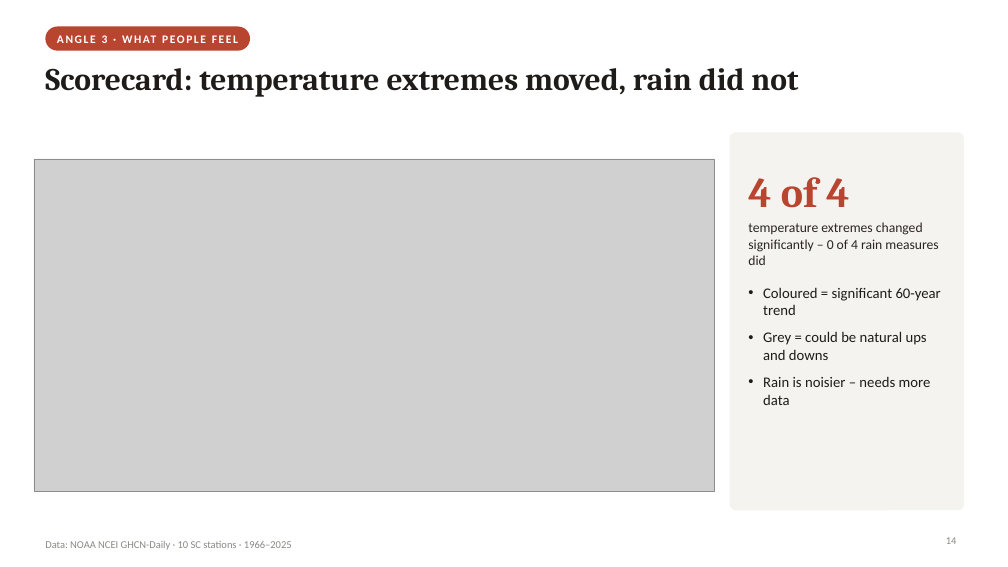
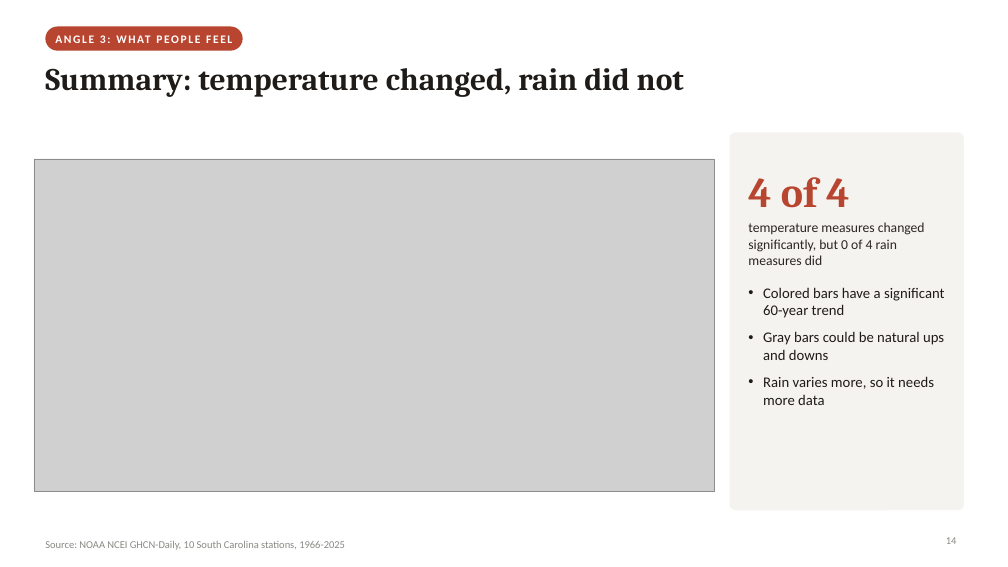
Before and after one commit to GITGUD360/P1-data-analysis-and-visualization, a slide deck: slide 14 of presentation/SC_Climate_Presentation.pptx. Drawn at 1008x567 pixels with LibreOffice and Linux fonts; fonts in the diff are those of the drawing; grey boxes stand for pictures. Boxes give left, top, right and bottom in pixels: in the first picture for what was removed or moved away, otherwise in the second. Text is boxed around its words. In the diff, an @@ line names an element or a change of style, - is before the commit and + after.

```diff
--- a/presentation/SC_Climate_Presentation.pptx
+++ b/presentation/SC_Climate_Presentation.pptx
@@ rounded rectangle: place and size @@
-rounded rectangle at [45, 26, 250, 51]
+rounded rectangle at [45, 26, 243, 51]
@@ text at [100, 35, 106, 43]: text changed @@
-ANGLE 3 · WHAT PEOPLE FEEL
+ANGLE 3: WHAT PEOPLE FEEL
@@ title at [45, 68, 684, 97]: text changed @@
-Scorecard: temperature extremes moved, rain did not
+Summary: temperature changed, rain did not
@@ text at [748, 222, 925, 265]: text changed @@
-temperature extremes changed significantly – 0 of 4 rain measures did
+temperature measures changed significantly, but 0 of 4 rain measures did
@@ text at [763, 287, 945, 405]: text changed @@
-• Coloured = significant 60-year trend
-• Grey = could be natural ups and downs
-• Rain is noisier – needs more data
+• Colored bars have a significant 60-year trend
+• Gray bars could be natural ups and downs
+• Rain varies more, so it needs more data
@@ text at [45, 541, 345, 550]: text changed @@
-Data: NOAA NCEI GHCN-Daily · 10 SC stations · 1966–2025
+Source: NOAA NCEI GHCN-Daily, 10 South Carolina stations, 1966-2025
```
Also in this commit, not shown: 15 other slides changed, 23 other files.
